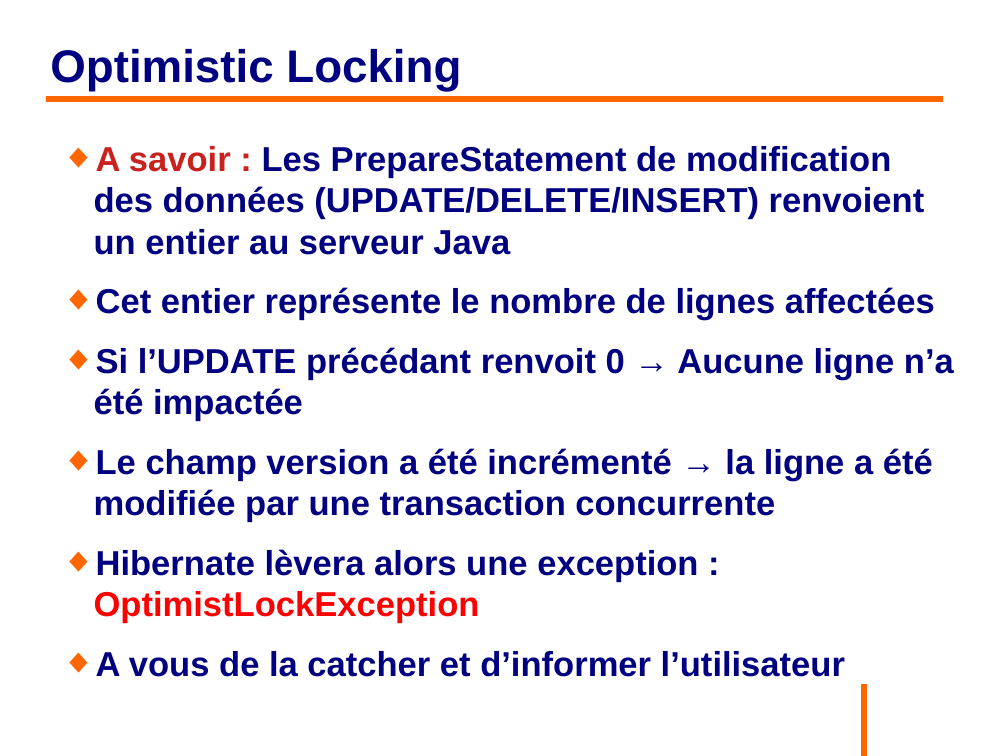
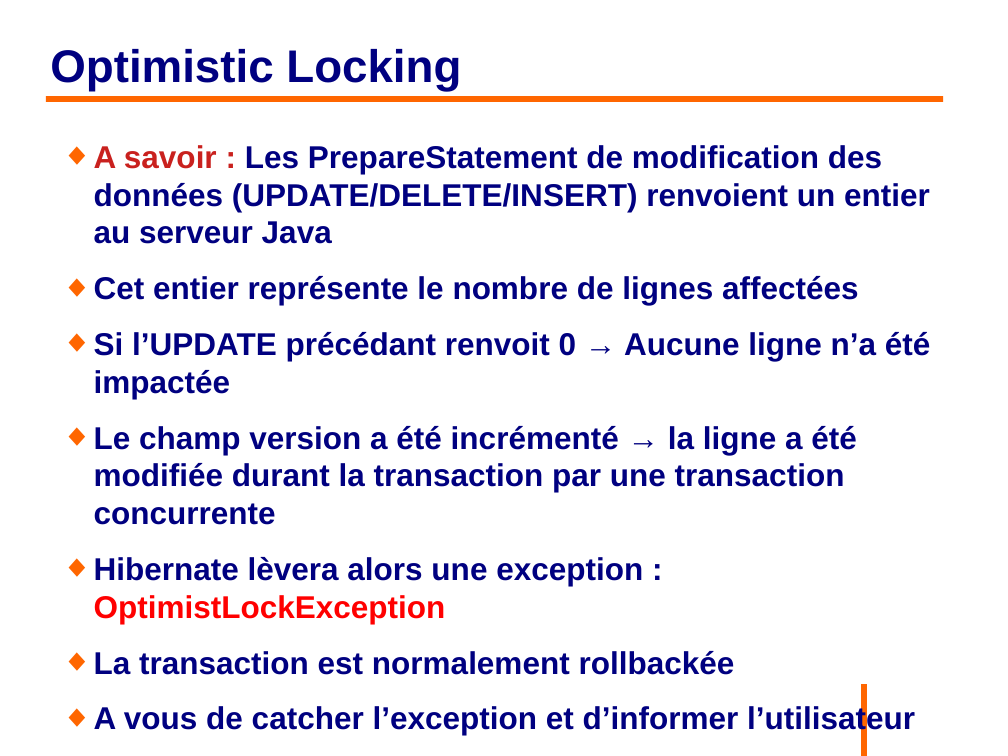
Before and after one commit to philphils/formation-hibernate-avancee, a slide deck: slide 96 of Documentation/diapo_formation_hibernate_avancee.odp. Drawn at 1008x756 pixels with LibreOffice and Linux fonts; fonts in the diff are those of the drawing; background and template pictures are left out. Boxes give left, top, right and bottom in pixels: in the first picture for what was removed or moved away, otherwise in the second. Text is boxed around its words. In the diff, an @@ line names an element or a change of style, - is before the commit and + after.

```diff
--- a/Documentation/diapo_formation_hibernate_avancee.odp
+++ b/Documentation/diapo_formation_hibernate_avancee.odp
@@ text at (94,145,931,624): size 27.2 to 24.8 pt in "A savoir : Les PrepareStatement de modification ...", "Cet entier représente le nombre de lignes ...", "Si l’UPDATE précédant renvoit 0 → Aucune ...", "Hibernate lèvera alors une exception : OptimistLockException" @@
@@ text at (94,426,857,525): text changed; size 27.2 to 24.8 pt @@
-◆ Le champ version a été incrémenté → la ligne a été modifiée par une transaction concurrente
+◆ Le champ version a été incrémenté → la ligne a été modifiée durant la transaction par une transaction concurrente
@@ text at (94,651,915,735): text changed; size 27.2 to 24.8 pt @@
-◆ A vous de la catcher et d’informer l’utilisateur
+◆ La transaction est normalement rollbackée
+◆ A vous de catcher l’exception et d’informer l’utilisateur
```
Also in this commit, not shown: 7 other slides changed, 2 slides added.
